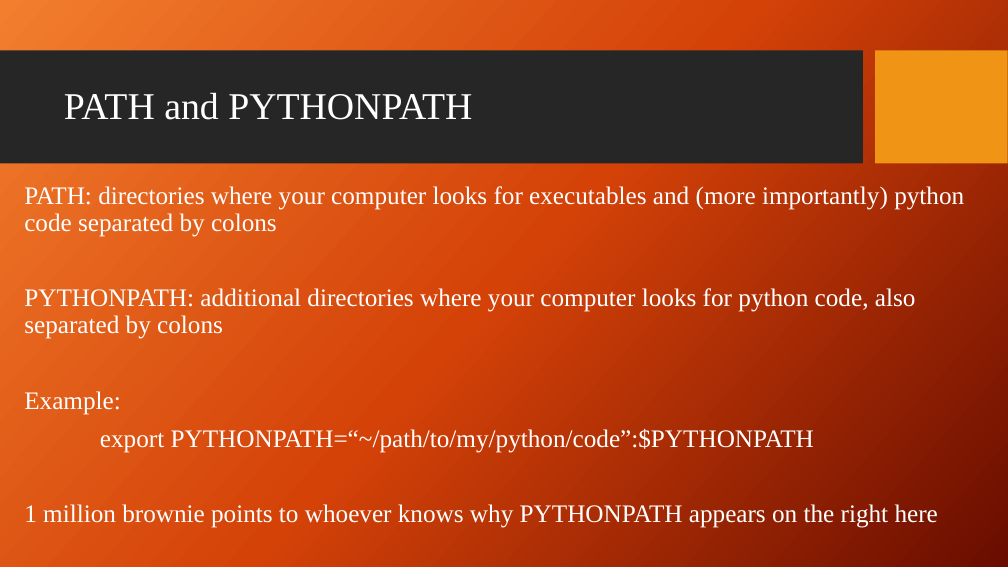
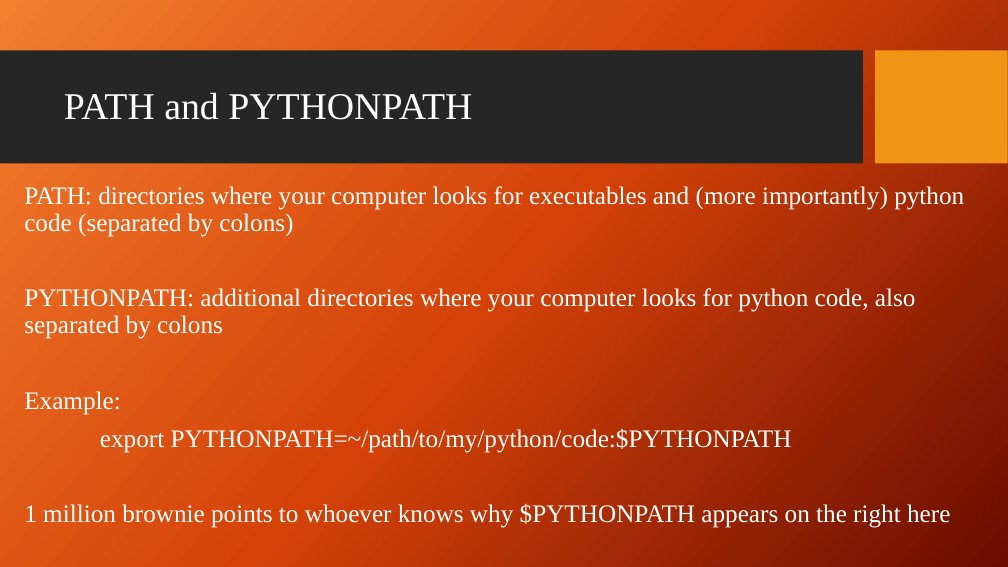
Before and after one commit to giganano/PythonBootcamp, a slide deck: slide 18 of slides/terminal.pptx. Drawn at 1008x567 pixels with LibreOffice and Linux fonts; fonts in the diff are those of the drawing; background and template pictures are left out. Boxes give left, top, right and bottom in pixels: in the first picture for what was removed or moved away, otherwise in the second. Text is boxed around its words. In the diff, an @@ line names an element or a change of style, - is before the commit and + after.

```diff
--- a/slides/terminal.pptx
+++ b/slides/terminal.pptx
@@ text at (x1=24, y1=186, x2=964, y2=237): text changed @@
-PATH: directories where your computer looks for executables and (more importantly) python code separated by colons
+PATH: directories where your computer looks for executables and (more importantly) python code (separated by colons)
@@ text at (x1=24, y1=427, x2=950, y2=528): text changed @@
-export PYTHONPATH=“~/path/to/my/python/code”:$PYTHONPATH
-1 million brownie points to whoever knows why PYTHONPATH appears on the right here
+export PYTHONPATH=~/path/to/my/python/code:$PYTHONPATH
+1 million brownie points to whoever knows why $PYTHONPATH appears on the right here
```
Also in this commit, not shown: 3 other slides changed, 5 other files.
